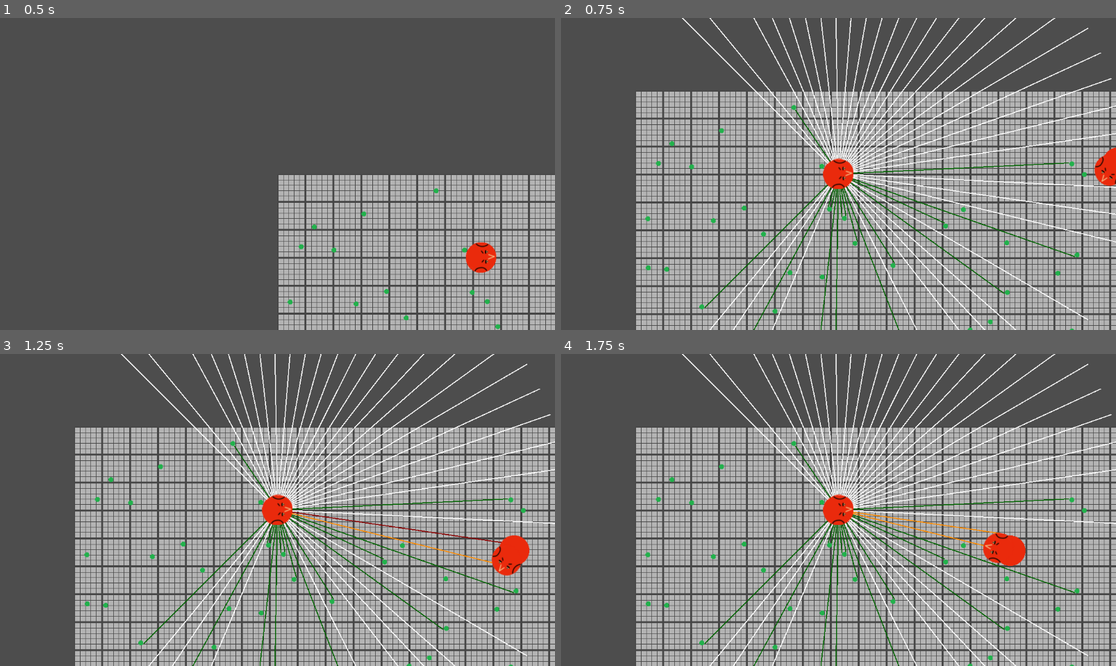
Above: before the commit, frames 1-4 (two rows, left to right).
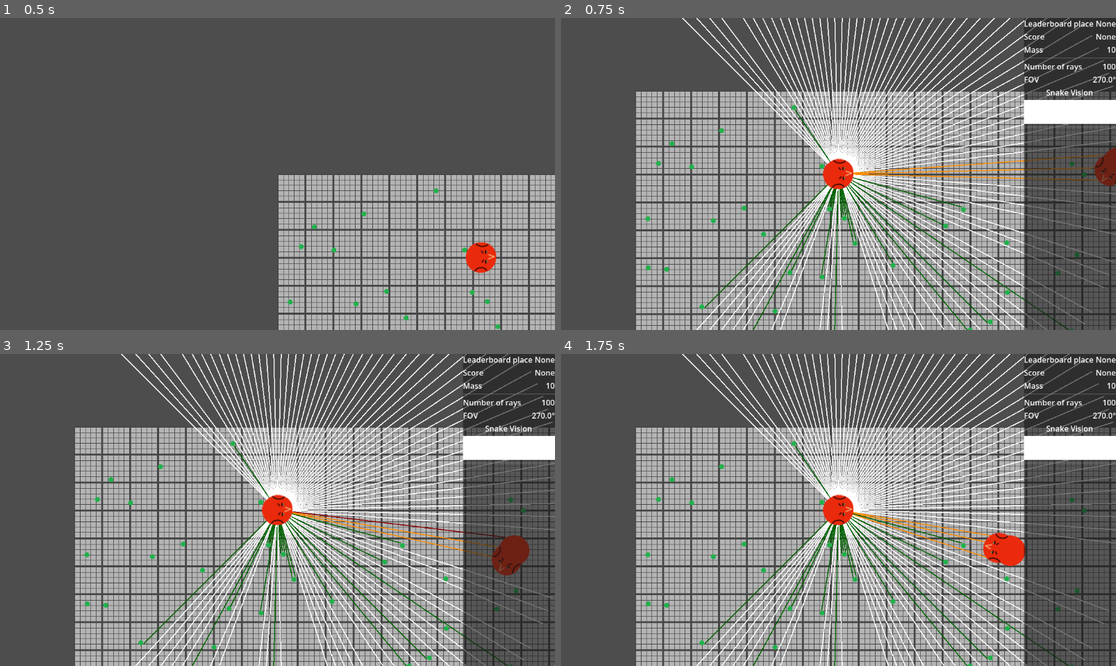
Above: after the commit, the same moments.

Repository: ficova174/SnakeEvolution
Game: Godot game, scene res://scenes/world.tscn
Same seed, same stepped clock (60 frames per second), same inputs: the game is played once before the commit and once after it.
Inputs (mouse positions are in pixels of both pictures, inside the frame that each line leads up to):
- Up to frame 1 (0.5 s): no input
- Up to frame 2 (0.75 s): tap Enter at 0.5 s; move the mouse to (1043, 258) at 0.52 s; press the mouse at (1043, 258) at 0.53 s; hold D (right) from 0.53 s (still down)
- Up to frame 3 (1.25 s): keep holding D (right)
- Up to frame 4 (1.75 s): move the mouse to (838, 510) at 1.27 s; release D (right) at 1.28 s; release the mouse at (838, 510) at 1.28 s; hold S (down) from 1.28 s (still down); tap Space (dash) at 1.35 s; click (838, 510) at 1.55 s

Frame 1 is identical in both runs. In frame 2, 29% of the frame differs, in the area x 24-100%, y 0-100%; in frame 3, 29%; in frame 4, 29%.

Commit message:
Worked on the agent ui, you can see its vision but i need to connect to the real agent raycasts

Diff:
--- a/scenes/agent.tscn
+++ b/scenes/agent.tscn
@@ -2,12 +2,15 @@
 
 [ext_resource type="PackedScene" uid="uid://crtu12uxe0amb" path="res://scenes/snake.tscn" id="1_jv27j"]
 [ext_resource type="Script" uid="uid://bxjxejiccnjd8" path="res://scripts/agent/head.gd" id="2_dhb2b"]
+[ext_resource type="Script" uid="uid://er4gseuc58x" path="res://scripts/agent/agent.gd" id="2_lug0u"]
+[ext_resource type="PackedScene" uid="uid://d3topmkqaeamt" path="res://scenes/agent_ui.tscn" id="3_yc63n"]
 
 [node name="Agent" unique_id=974665004 instance=ExtResource("1_jv27j")]
+script = ExtResource("2_lug0u")
 
 [node name="Head" parent="." index="0" unique_id=1346012267]
 script = ExtResource("2_dhb2b")
-number_rays = 50
+number_rays = 100
 fov = 270.0
 
 [node name="RayCastContainer" type="Node2D" parent="Head" index="4" unique_id=45870609]
@@ -16,3 +19,5 @@
 target_position = Vector2(600, 0)
 collision_mask = 14
 collide_with_areas = true
+
+[node name="CanvasLayer" parent="." index="2" unique_id=1830477747 instance=ExtResource("3_yc63n")]
--- a/scenes/agent_ui.tscn
+++ b/scenes/agent_ui.tscn
@@ -1,56 +1,108 @@
 [gd_scene format=3 uid="uid://d3topmkqaeamt"]
 
-[node name="SnakeStat" type="Control" unique_id=1002639461]
+[ext_resource type="Script" uid="uid://ciun2cdxm4h7g" path="res://scripts/agent/agent_ui.gd" id="1_8la8t"]
+
+[node name="CanvasLayer" type="CanvasLayer" unique_id=1830477747]
+script = ExtResource("1_8la8t")
+
+[node name="SnakeStat" type="Control" parent="." unique_id=1002639461]
 layout_mode = 3
 anchors_preset = 15
 anchor_right = 1.0
 anchor_bottom = 1.0
 grow_horizontal = 2
 grow_vertical = 2
+mouse_filter = 1
 
-[node name="CanvasLayer" type="CanvasLayer" parent="." unique_id=1830477747]
-
-[node name="MarginContainer" type="MarginContainer" parent="CanvasLayer" unique_id=1055291274]
+[node name="MarginContainer" type="MarginContainer" parent="SnakeStat" unique_id=1055291274]
+layout_mode = 1
 anchors_preset = 11
 anchor_left = 1.0
 anchor_right = 1.0
 anchor_bottom = 1.0
+offset_left = -186.0
 grow_horizontal = 0
 grow_vertical = 2
 
-[node name="PanelContainer" type="PanelContainer" parent="CanvasLayer/MarginContainer" unique_id=88139767]
+[node name="PanelContainer" type="PanelContainer" parent="SnakeStat/MarginContainer" unique_id=88139767]
 layout_mode = 2
 
-[node name="VBoxContainer" type="VBoxContainer" parent="CanvasLayer/MarginContainer/PanelContainer" unique_id=49575713]
+[node name="VBoxContainer" type="VBoxContainer" parent="SnakeStat/MarginContainer/PanelContainer" unique_id=49575713]
 layout_mode = 2
 
-[node name="GridContainer" type="GridContainer" parent="CanvasLayer/MarginContainer/PanelContainer/VBoxContainer" unique_id=243739389]
+[node name="GeneralInfos" type="GridContainer" parent="SnakeStat/MarginContainer/PanelContainer/VBoxContainer" unique_id=243739389]
 layout_mode = 2
 columns = 2
 
-[node name="Leaderboard" type="Label" parent="CanvasLayer/MarginContainer/PanelContainer/VBoxContainer/GridContainer" unique_id=362680530]
+[node name="Leaderboard" type="Label" parent="SnakeStat/MarginContainer/PanelContainer/VBoxContainer/GeneralInfos" unique_id=362680530]
 layout_mode = 2
 text = "Leaderboard place"
 
-[node name="LeaderBoardPlace" type="Label" parent="CanvasLayer/MarginContainer/PanelContainer/VBoxContainer/GridContainer" unique_id=1811471217]
+[node name="LeaderBoardPlace" type="Label" parent="SnakeStat/MarginContainer/PanelContainer/VBoxContainer/GeneralInfos" unique_id=1811471217]
 layout_mode = 2
-text = "5th"
+text = "None"
 horizontal_alignment = 2
 
-[node name="Score" type="Label" parent="CanvasLayer/MarginContainer/PanelContainer/VBoxContainer/GridContainer" unique_id=414619213]
+[node name="Score" type="Label" parent="SnakeStat/MarginContainer/PanelContainer/VBoxContainer/GeneralInfos" unique_id=414619213]
 layout_mode = 2
 text = "Score"
 
-[node name="ScoreValue" type="Label" parent="CanvasLayer/MarginContainer/PanelContainer/VBoxContainer/GridContainer" unique_id=1179053266]
+[node name="ScoreValue" type="Label" parent="SnakeStat/MarginContainer/PanelContainer/VBoxContainer/GeneralInfos" unique_id=1179053266]
 layout_mode = 2
-text = "2000"
+text = "None"
 horizontal_alignment = 2
 
-[node name="Mass" type="Label" parent="CanvasLayer/MarginContainer/PanelContainer/VBoxContainer/GridContainer" unique_id=1448959444]
+[node name="Mass" type="Label" parent="SnakeStat/MarginContainer/PanelContainer/VBoxContainer/GeneralInfos" unique_id=1448959444]
 layout_mode = 2
 text = "Mass"
 
-[node name="MassValue" type="Label" parent="CanvasLayer/MarginContainer/PanelContainer/VBoxContainer/GridContainer" unique_id=320028099]
+[node name="MassValue" type="Label" parent="SnakeStat/MarginContainer/PanelContainer/VBoxContainer/GeneralInfos" unique_id=320028099]
+unique_name_in_owner = true
 layout_mode = 2
-text = "500"
+text = "None"
 horizontal_alignment = 2
+
+[node name="HSeparator" type="HSeparator" parent="SnakeStat/MarginContainer/PanelContainer/VBoxContainer" unique_id=916619789]
+clip_contents = true
+layout_mode = 2
+
+[node name="RayDescriptionContainer" type="GridContainer" parent="SnakeStat/MarginContainer/PanelContainer/VBoxContainer" unique_id=865907347]
+layout_mode = 2
+columns = 2
+
+[node name="Rays" type="Label" parent="SnakeStat/MarginContainer/PanelContainer/VBoxContainer/RayDescriptionContainer" unique_id=1446851765]
+layout_mode = 2
+text = "Number of rays"
+
+[node name="NumberRays" type="Label" parent="SnakeStat/MarginContainer/PanelContainer/VBoxContainer/RayDescriptionContainer" unique_id=1325090342]
+unique_name_in_owner = true
+layout_mode = 2
+size_flags_horizontal = 3
+text = "None"
+horizontal_alignment = 2
+
+[node name="FOV" type="Label" parent="SnakeStat/MarginContainer/PanelContainer/VBoxContainer/RayDescriptionContainer" unique_id=1739909270]
+layout_mode = 2
+text = "FOV"
+
+[node name="FOVValue" type="Label" parent="SnakeStat/MarginContainer/PanelContainer/VBoxContainer/RayDescriptionContainer" unique_id=1414376104]
+unique_name_in_owner = true
+layout_mode = 2
+size_flags_horizontal = 3
+text = "None"
+horizontal_alignment = 2
+
+[node name="SnakeVision" type="Label" parent="SnakeStat/MarginContainer/PanelContainer/VBoxContainer" unique_id=923144907]
+layout_mode = 2
+text = "Snake Vision"
+horizontal_alignment = 1
+
+[node name="RayVisionContainer" type="HBoxContainer" parent="SnakeStat/MarginContainer/PanelContainer/VBoxContainer" unique_id=1406408450]
+unique_name_in_owner = true
+layout_mode = 2
+theme_override_constants/separation = 0
+alignment = 1
+
+[node name="HSeparator2" type="HSeparator" parent="SnakeStat/MarginContainer/PanelContainer/VBoxContainer" unique_id=1213503376]
+clip_contents = true
+layout_mode = 2
--- /dev/null
+++ b/scripts/agent/agent.gd
@@ -0,0 +1,22 @@
+class_name Agent
+extends Snake
+
+signal mass_changed(new_mass: int)
+
+@onready var ui: CanvasLayer = $CanvasLayer
+
+func _ready() -> void:
+	super()
+	ui.hide()
+
+func grow() -> void:
+	super()
+	mass_changed.emit(mass)
+
+func follow_snake() -> void:
+	super()
+	ui.show()
+
+func leave_snake() -> void:
+	super()
+	ui.hide()
--- /dev/null
+++ b/scripts/agent/agent_ui.gd
@@ -0,0 +1,36 @@
+extends CanvasLayer
+
+
+@onready var agent: Agent = get_parent()
+var head: Head
+
+@onready var mass_value: Label = %MassValue
+@onready var number_rays: Label = %NumberRays
+@onready var fov_value: Label = %FOVValue
+
+@onready var ray_vision_container = %RayVisionContainer
+@export var ray_vision_container_height: float = 50.0
+
+
+func _ready() -> void:
+	agent.ready.connect(_on_agent_ready)
+	agent.mass_changed.connect(_on_mass_changed)
+
+	ray_vision_container.custom_minimum_size = Vector2(0, ray_vision_container_height)
+
+func _on_agent_ready() -> void:
+	head = agent.head
+	number_rays.text = str(head.number_rays)
+	fov_value.text = str(head.fov) + "°"
+
+	spawn_agent_vision()
+
+func _on_mass_changed(new_mass: int) -> void:
+	mass_value.text = str(new_mass)
+
+func spawn_agent_vision() -> void:
+	for i in range(head.number_rays):
+		var ray_rect: ColorRect = ColorRect.new()
+		ray_rect.color = Color(1, 1, 1, 1)
+		ray_rect.size_flags_horizontal = Control.SIZE_EXPAND_FILL
+		ray_vision_container.add_child(ray_rect)
--- /dev/null
+++ b/scripts/agent/brain.gd
@@ -0,0 +1,5 @@
+class_name Brain
+extends Resource
+
+
+@export
--- a/scripts/agent/head.gd
+++ b/scripts/agent/head.gd
@@ -4,7 +4,7 @@
 @onready var raycast_container = $RayCastContainer
 @onready var raycasts: Array[RayCast2D] = [$RayCastContainer/RayCast2D]
 
-@export var number_rays: int = 50
+@export var number_rays: int = 100
 @export var fov: float = 270.0
 
 @onready var camera := $Camera2D
--- a/scripts/snake/snake.gd
+++ b/scripts/snake/snake.gd
@@ -77,14 +77,15 @@
 	queue_free()
 
 func _on_head_clicked(_viewport: Node, event: InputEvent, _shape_idx: int) -> void:
-	follow_snake(event)
+	if event.is_action_pressed("enter_snake"):
+		follow_snake()
 
 func _on_body_clicked(_viewport: Node, event: InputEvent, _shape_idx: int) -> void:
-	follow_snake(event)
+	if event.is_action_pressed("enter_snake"):
+		follow_snake()
 
-func follow_snake(event: InputEvent) -> void:
-	if event.is_action_pressed("enter_snake"):
-		camera.make_current()
+func follow_snake() -> void:
+	camera.make_current()
 
 func _unhandled_input(event: InputEvent) -> void:
 	if event.is_action_pressed("exit_snake"):
Not shown, added: scripts/agent/agent.gd.uid
Not shown, added: scripts/agent/agent_ui.gd.uid
Not shown, added: scripts/agent/brain.gd.uid
